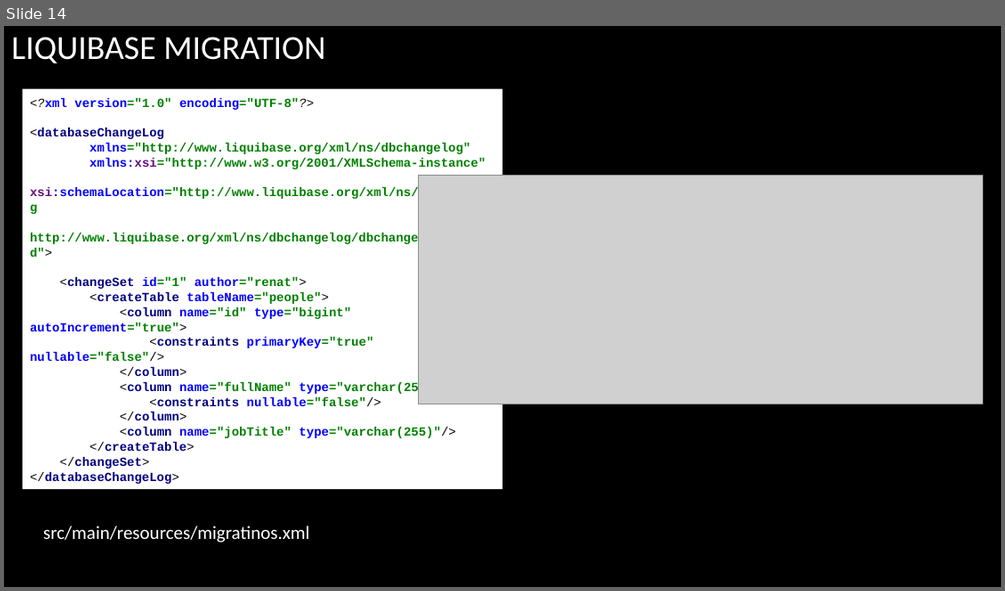
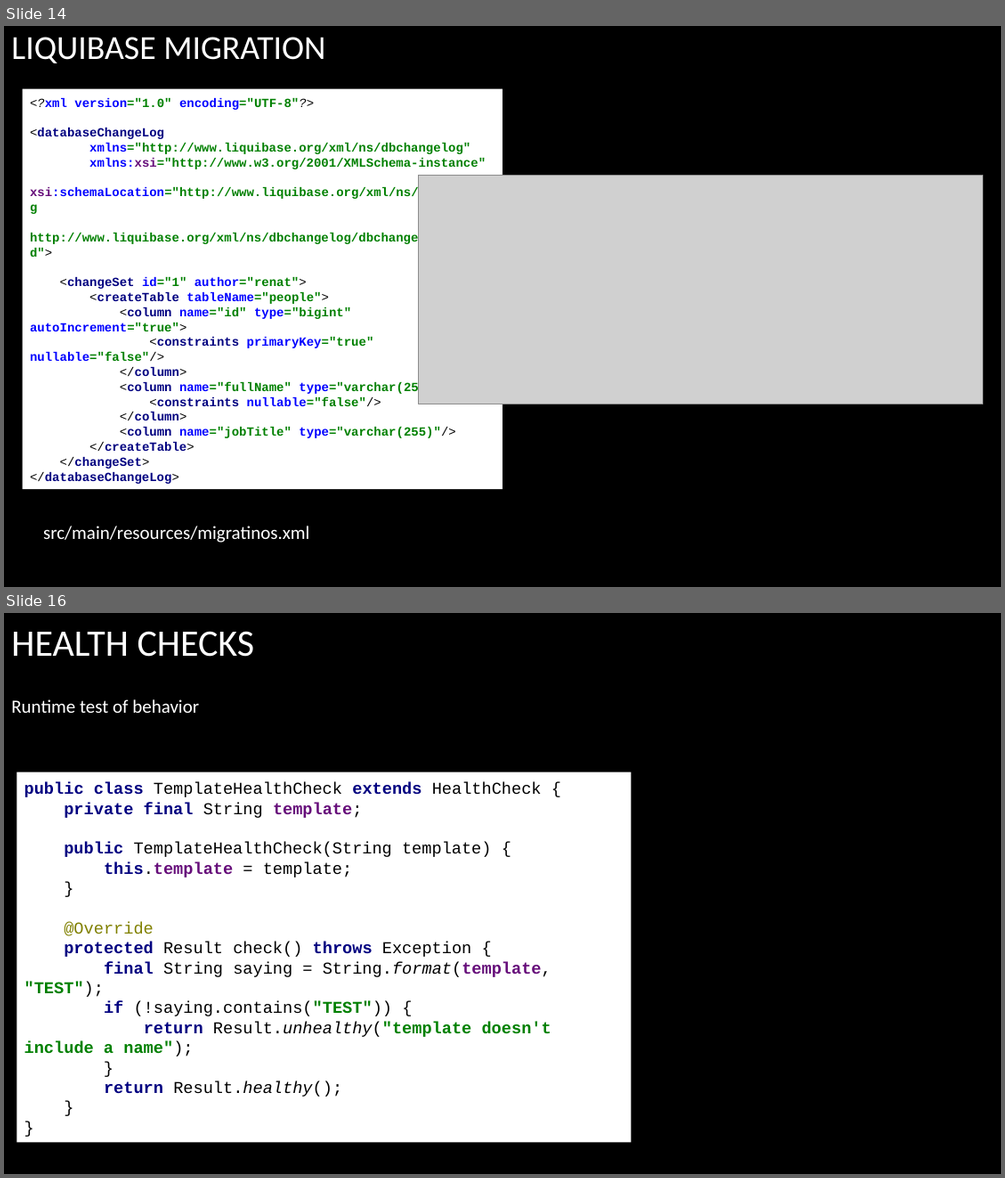
Before and after one commit to arenat/wiza_1, a slide deck: wiza.pptx. Shown one above the other, each under a label of ours: slide 14 before the commit, slides 14 and 16 after it; the slides between them are not shown. The pictures are 1005x591 and 1005x1178 pixels, drawn with LibreOffice and Linux fonts; fonts in the diff are those of the drawing; grey boxes stand for pictures; background and template pictures are left out. Boxes give left, top, right and bottom in pixels: in the first picture for what was removed or moved away, otherwise in the second. Text is boxed around its words. In the diff, an @@ line names an element or a change of style, - is before the commit and + after.

```diff
--- a/wiza.pptx
+++ b/wiza.pptx
@@ slide 16 added at [4,613,1001,1174], background picture (left out) @@
@@ title added at [11,631,255,657], 36 pt, text #FFFFFF @@
+HEALTH CHECKS
@@ text added at [11,699,199,713], 18 pt, text #FFFFFF @@
+Runtime test of behavior
@@ rectangle added at [16,772,631,1143], fill #FFFFFF, 16 pt, text #000000 @@
+public class TemplateHealthCheck extends HealthCheck {
+private final String template;
+public TemplateHealthCheck(String template) {
+this.template = template;
+}
+@Override
+protected Result check() throws Exception {
+final String saying = String.format(template, "TEST");
+if (!saying.contains("TEST")) {
+return Result.unhealthy("template doesn't include a name");
+}
+return Result.healthy();
+}
+}
```
Also in this commit, not shown: 4 slides changed, 6 other slides added, 1 other file.
